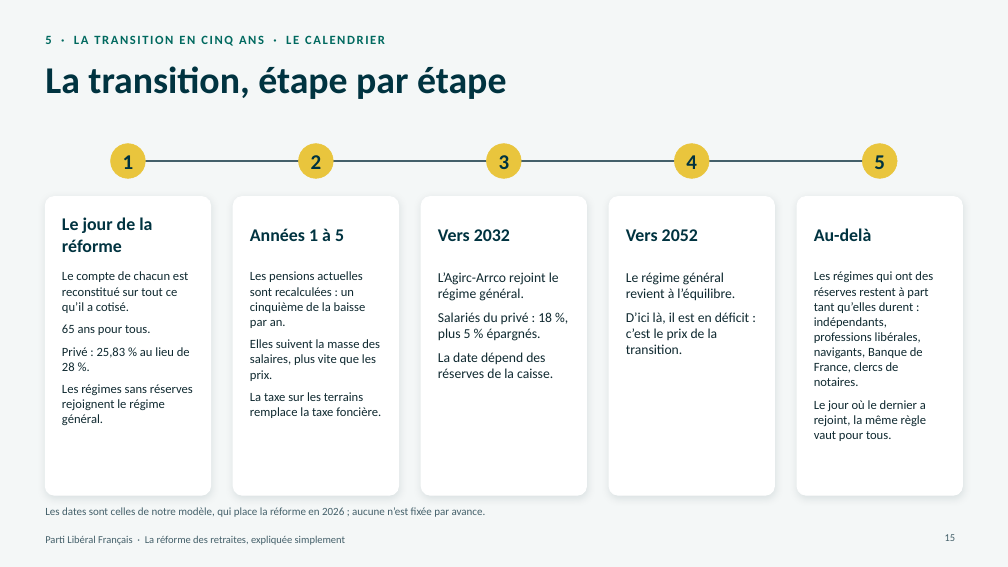
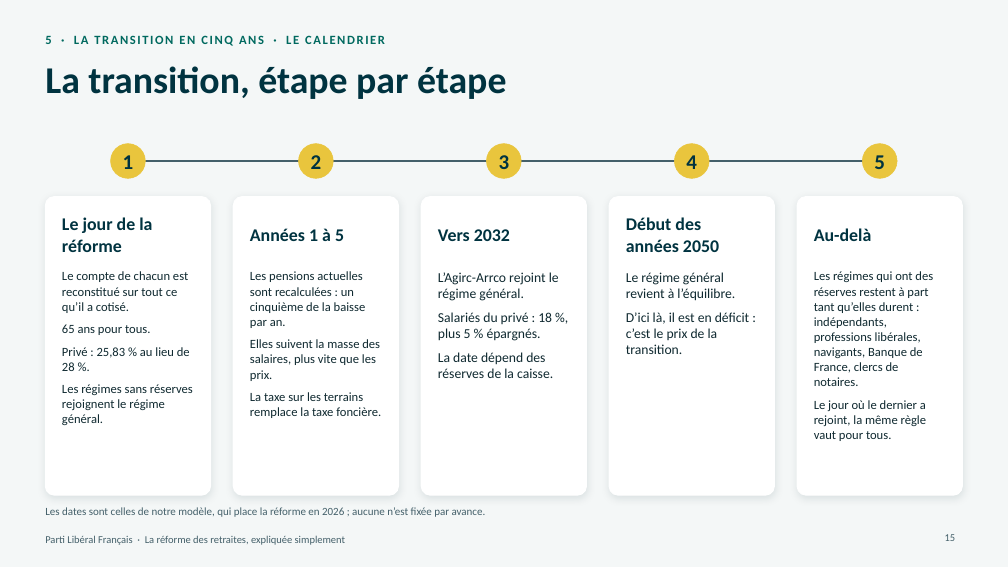
Before and after one commit to g-pliberal/retraitecomptenotionelle, a slide deck: slide 15 of docs/presentation_adherents_17_novembre_2026.pptx. Drawn at 1008x567 pixels with LibreOffice and Linux fonts; fonts in the diff are those of the drawing. Boxes give left, top, right and bottom in pixels: in the first picture for what was removed or moved away, otherwise in the second. Text is boxed around its words. In the diff, an @@ line names an element or a change of style, - is before the commit and + after.

```diff
--- a/docs/presentation_adherents_17_novembre_2026.pptx
+++ b/docs/presentation_adherents_17_novembre_2026.pptx
@@ text at box(626, 217, 719, 252): text changed @@
-Vers 2052
+Début des années 2050
```
Also in this commit, not shown: 1 other slide changed.
